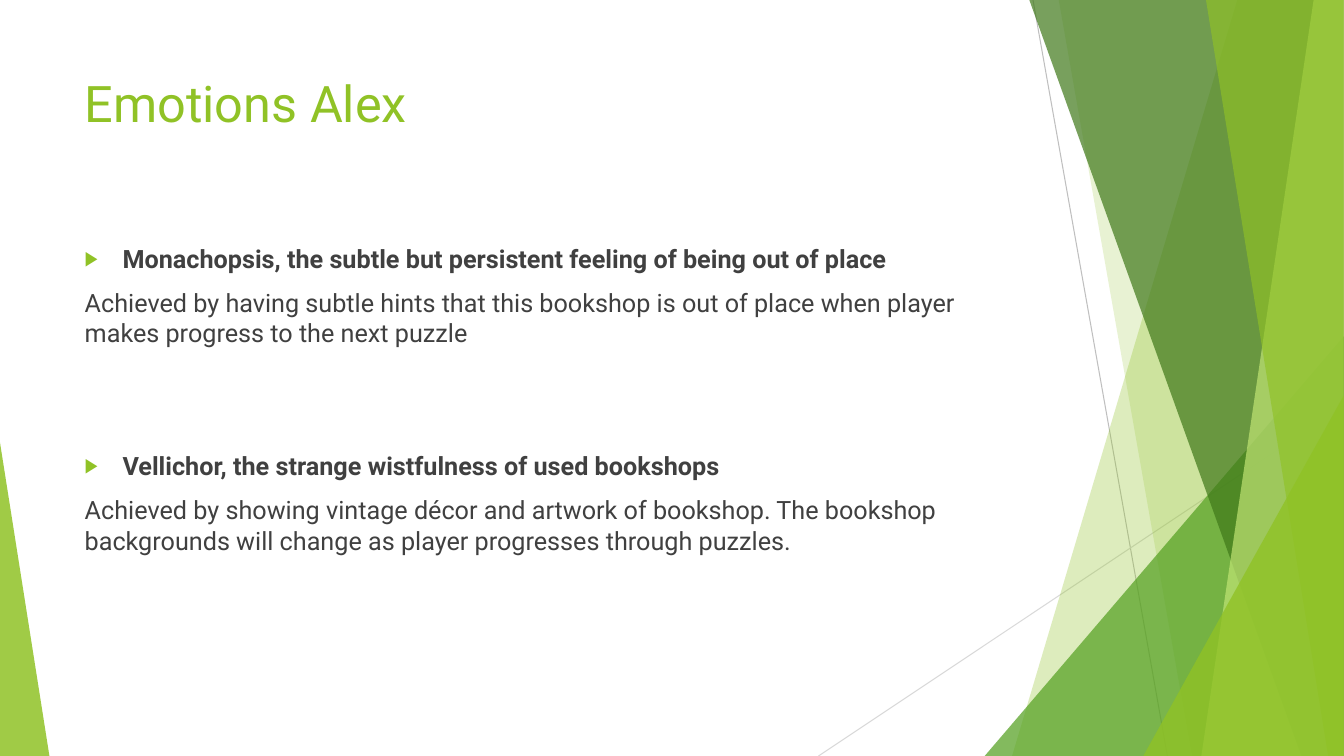
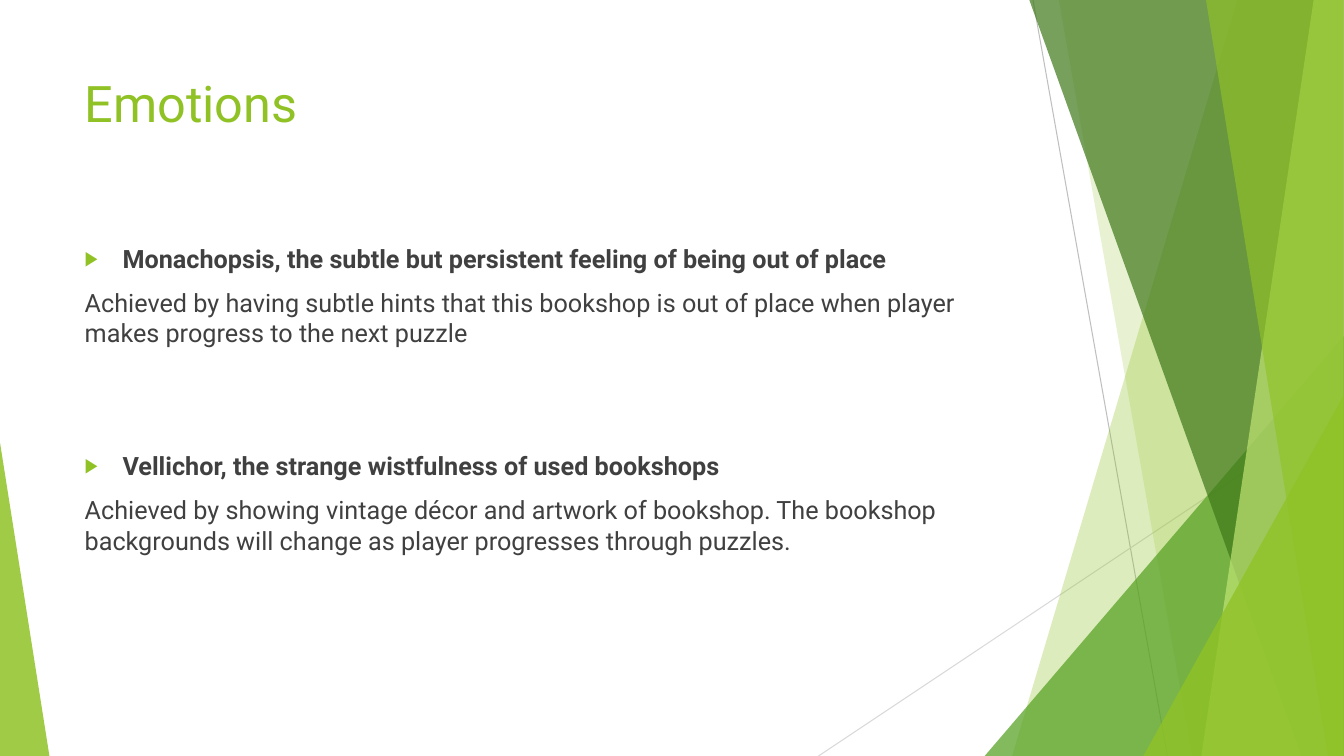
Before and after one commit to UoSGamesGroups/first-semester-l4-5-group-14, a slide deck: slide 4 of Group 14.pptx. Drawn at 1344x756 pixels with LibreOffice and Linux fonts; fonts in the diff are those of the drawing. Boxes give left, top, right and bottom in pixels: in the first picture for what was removed or moved away, otherwise in the second. Text is boxed around its words. In the diff, an @@ line names an element or a change of style, - is before the commit and + after.

```diff
--- a/Group 14.pptx
+++ b/Group 14.pptx
@@ title at box(85, 85, 298, 123): text changed @@
-Emotions Alex
+Emotions
```
Also in this commit, not shown: 6 other slides changed.
